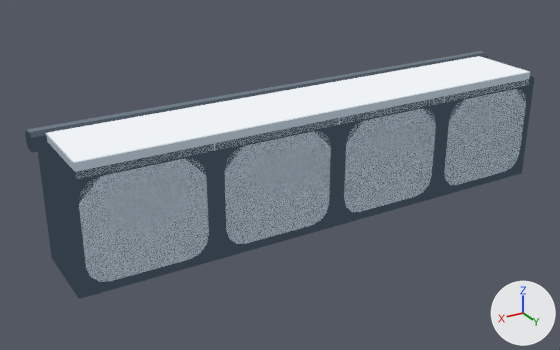
Two versions of the glTF model Assets/TD2/Screen3D/Kit07/white/Terrain_TopRun4LR.gltf, one commit apart.
The view is the same before and after, from a 50 mm lens placed at (3.09, 5.02, 2.7), pointed at (0.24, 0.27, 0.32). The lights are fixed; the arrows at lower right show +X, +Y and +Z. The first picture is the older version. Vertices at exactly the same position are counted once.

Objects in the first picture: 'Terrain_TopRun4LR_baked'.
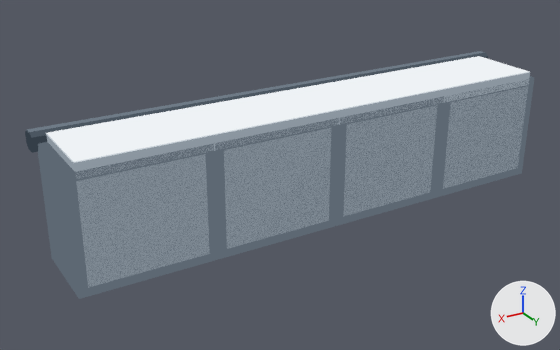
Pixel boxes (x1, y1, x2, y2) of what changed, in the pictures (560 x 350 px):
part 1 of me_terrain_toprun4lr_001, rebuilt (8% taller): before (344, 108, 436, 212); after (343, 105, 437, 217)
part 2 of me_terrain_toprun4lr_001, rebuilt (7% taller): before (225, 131, 331, 244); after (224, 128, 331, 249)
part 3 of me_terrain_toprun4lr_001, reshaped: before (38, 89, 526, 299); after (38, 86, 528, 299)
part 4 of me_terrain_toprun4lr_001, recoloured: (64, 76, 534, 298) in both

The change, as a list of edits to the scene's bpy script:
```text
Add mat_k07_white_seam_soft:
    mat_k07_white_seam_soft = bpy.data.materials.new('K07_white_seam_soft')
    # nodes: BsdfTransparent, Emission, LightPath, MixShader, OutputMaterial
    # colours: greyish blue #5d6873
Add mat_k07_white_panel_wall_dark:
    mat_k07_white_panel_wall_dark = bpy.data.materials.new('K07_white_panel_wall_dark')
    # nodes: BsdfTransparent, Emission, LightPath, MixShader, OutputMaterial
    # colours: grey #7f8a94
Add mat_k07_white_panel_wall:
    mat_k07_white_panel_wall = bpy.data.materials.new('K07_white_panel_wall')
    # nodes: BsdfTransparent, Emission, LightPath, MixShader, OutputMaterial
    # colours: light grey #b3bcc4
Add mat_k07_white_panel_wall_light:
    mat_k07_white_panel_wall_light = bpy.data.materials.new('K07_white_panel_wall_light')
    # nodes: BsdfTransparent, Emission, LightPath, MixShader, OutputMaterial
    # colours: light grey #d9dfe4
Change me_terrain_toprun4lr_001:
    used by ob_terrain_toprun4lr_baked; location = (0.0, 0.0, 0.0)
    remove me_terrain_toprun4lr_001.from_pydata(...)  # 444 vertices, 868 faces; spans x -2.04..2.04, y -0.04..0.7, z 0.0..0.95
    add me_terrain_toprun4lr_001.from_pydata(...)  # 282 vertices, 548 faces; spans x -2.04..2.04, y -0.04..0.7, z 0.0..0.95
    me_terrain_toprun4lr_001 part 1: the loose piece of 64 vertices spanning x -0.94..-0.06, y 0.0..0.7, z 0.06..0.82 is rebuilt with 24 vertices and now spans x -0.94..-0.06, y 0.0..0.7, z 0.06..0.82
    me_terrain_toprun4lr_001 part 2: the loose piece of 64 vertices spanning x 0.06..0.94, y 0.0..0.7, z 0.06..0.82 is rebuilt with 24 vertices and now spans x 0.06..0.94, y 0.0..0.7, z 0.06..0.82
    me_terrain_toprun4lr_001 part 3
    128 vertices are removed from x -1.94..1.94, y 0.0..0.7, z 0.06..0.82
    345 faces are deleted
    30 vertices are added at x -1.94..1.94, y 0.0..0.7, z 0.06..0.82
    16 new vertices lie (0.0, 0.0, 0.74) away from vertices in x -1.94..1.94, y 0.0..0.7, z 0.07
    97 new faces join them, mat_k07_white_seam_soft
    50 new faces join them, mat_k07_white_panel_wall_dark
    14 new faces join them, mat_k07_white_panel_wall_light
    24 new faces join them, mat_k07_white_panel_wall
    me_terrain_toprun4lr_001 part 4: 92 faces spanning x -2.0..2.0, y 0.08..0.7, z 0.0..0.88 switch from mat_k07_white_graphite_dark to mat_k07_white_seam_soft
    add me_terrain_toprun4lr_001.materials.append(mat_k07_white_panel_wall_dark)
    add me_terrain_toprun4lr_001.materials.append(mat_k07_white_panel_wall_light)
    add me_terrain_toprun4lr_001.materials.append(mat_k07_white_panel_wall)
```
